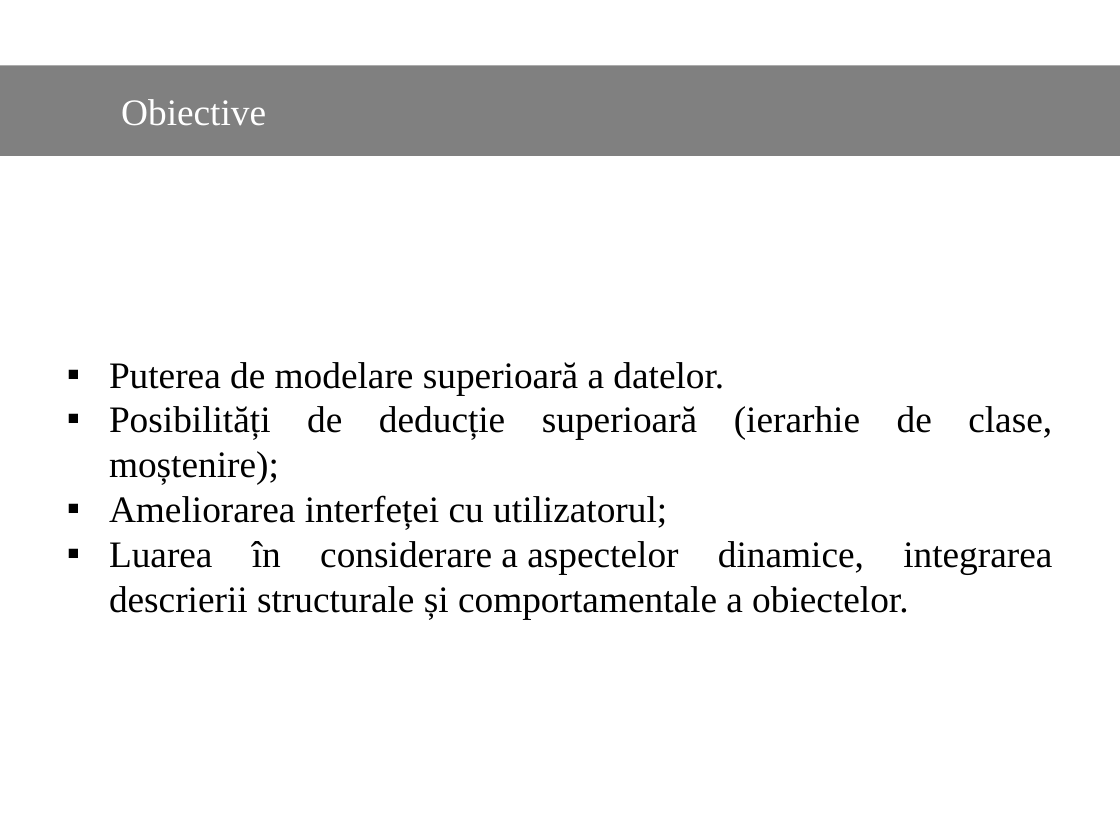
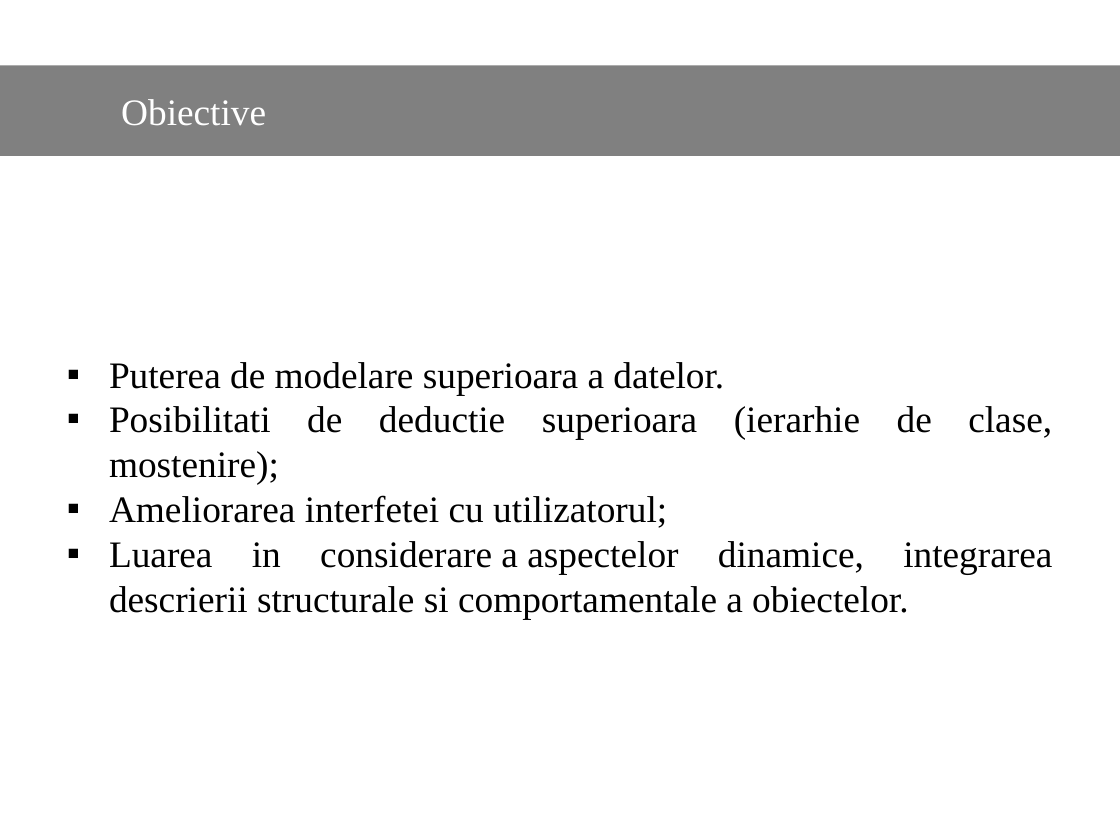
Before and after one commit to Dani25/BDOO, a slide deck: slide 7 of bdoo.pptx. Drawn at 1120x840 pixels with LibreOffice and Linux fonts; fonts in the diff are those of the drawing. Boxes give left, top, right and bottom in pixels: in the first picture for what was removed or moved away, otherwise in the second. Text is boxed around its words. In the diff, an @@ line names an element or a change of style, - is before the commit and + after.

```diff
--- a/bdoo.pptx
+++ b/bdoo.pptx
@@ text at box(109, 362, 1052, 619): text changed @@
-▪ Puterea de modelare superioară a datelor.
-▪ Posibilități de deducție superioară (ierarhie de clase, moștenire);
-▪ Ameliorarea interfeței cu utilizatorul;
-▪ Luarea în considerare a aspectelor dinamice, integrarea descrierii structurale și comportamentale a obiectelor.
+▪ Puterea de modelare superioara a datelor.
+▪ Posibilitati de deductie superioara (ierarhie de clase, mostenire);
+▪ Ameliorarea interfetei cu utilizatorul;
+▪ Luarea in considerare a aspectelor dinamice, integrarea descrierii structurale si comportamentale a obiectelor.
```
Also in this commit, not shown: 13 other slides changed.
